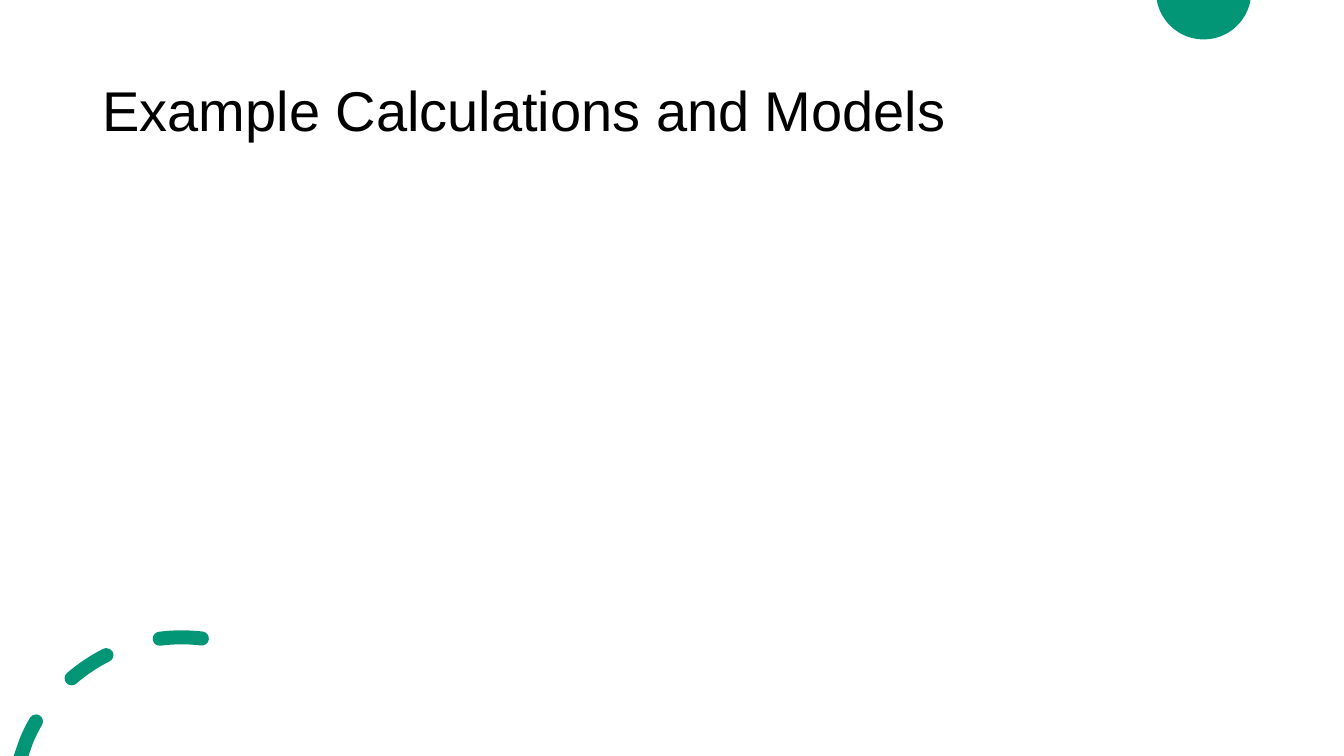
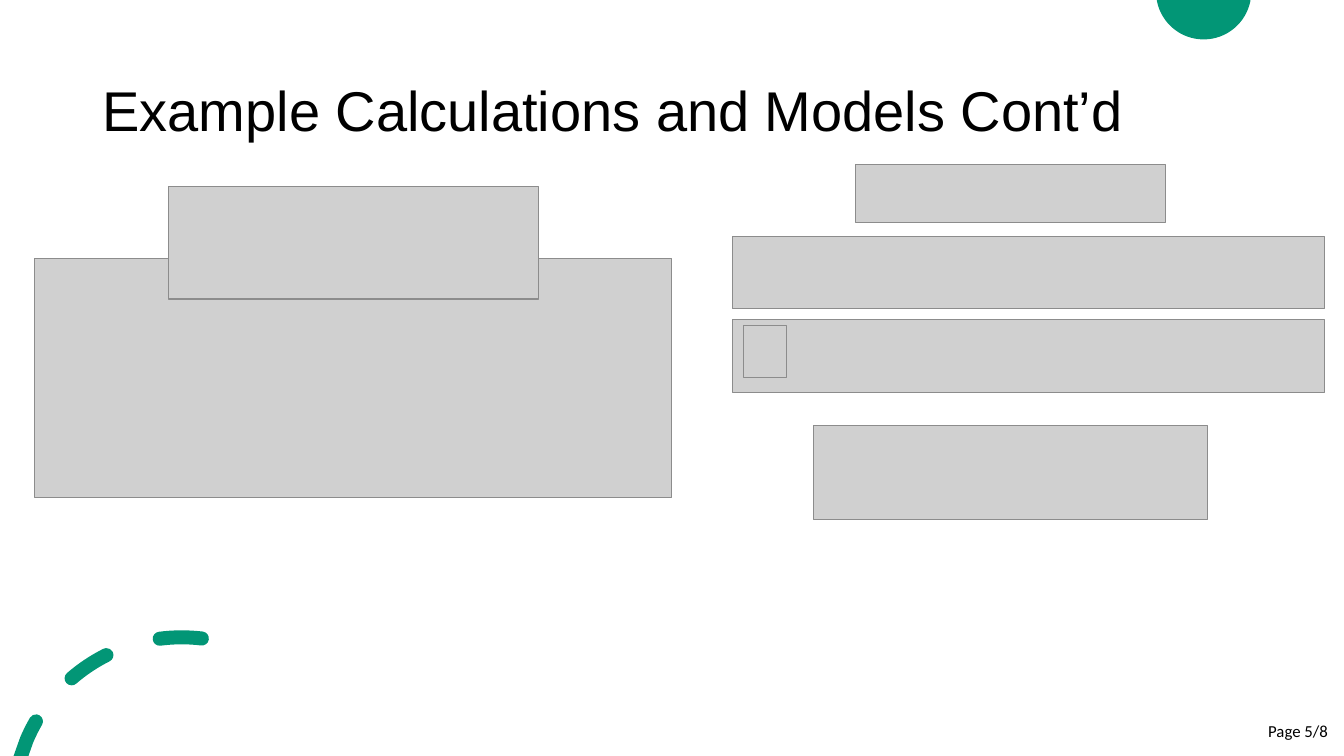
Before and after one commit to cer-hunter/OAR-CAS741, a slide deck: slide 5 of docs/Presentations/SRSPresentation/SRSPresentation.pptx (slide 4 before the commit). Drawn at 1344x756 pixels with LibreOffice and Linux fonts; fonts in the diff are those of the drawing; grey boxes stand for pictures. Boxes give left, top, right and bottom in pixels: in the first picture for what was removed or moved away, otherwise in the second. Text is boxed around its words. In the diff, an @@ line names an element or a change of style, - is before the commit and + after.

Commit message:
More Presentation Updates

```diff
--- a/docs/Presentations/SRSPresentation/SRSPresentation.pptx
+++ b/docs/Presentations/SRSPresentation/SRSPresentation.pptx
@@ title at <box>102,90,1123,141</box>: text changed @@
-Example Calculations and Models
+Example Calculations and Models Cont’d
@@ picture added at <box>856,165,1166,223</box> @@
@@ picture added at <box>168,187,538,299</box> @@
@@ picture added at <box>732,237,1325,310</box> @@
@@ picture added at <box>35,258,673,497</box> @@
@@ picture added at <box>732,320,1325,392</box> @@
@@ picture added at <box>743,326,786,378</box> @@
@@ picture added at <box>814,425,1208,519</box> @@
@@ page number added at <box>1268,725,1327,740</box>, 12 pt, text #000000 @@
+Page 5/8
```
Also in this commit, not shown: 1 other slide changed, 5 slides added, 2 slides removed.
